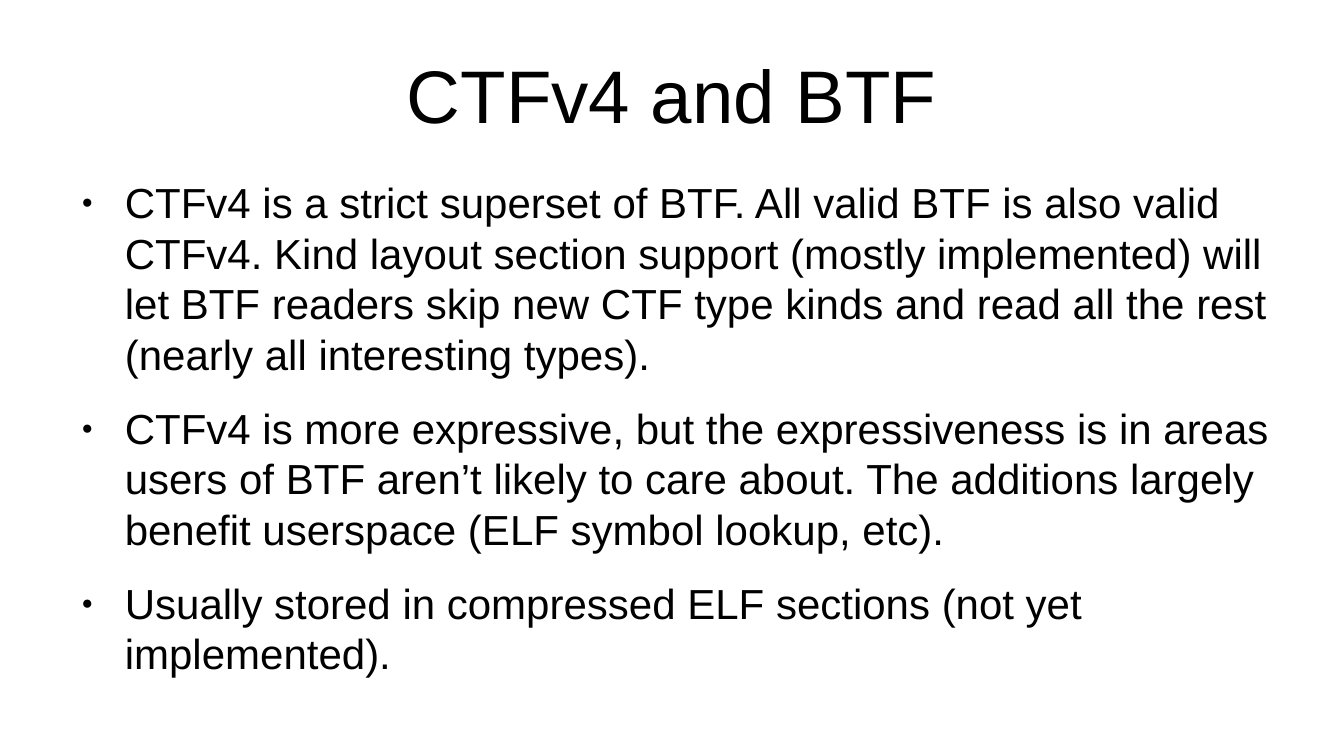
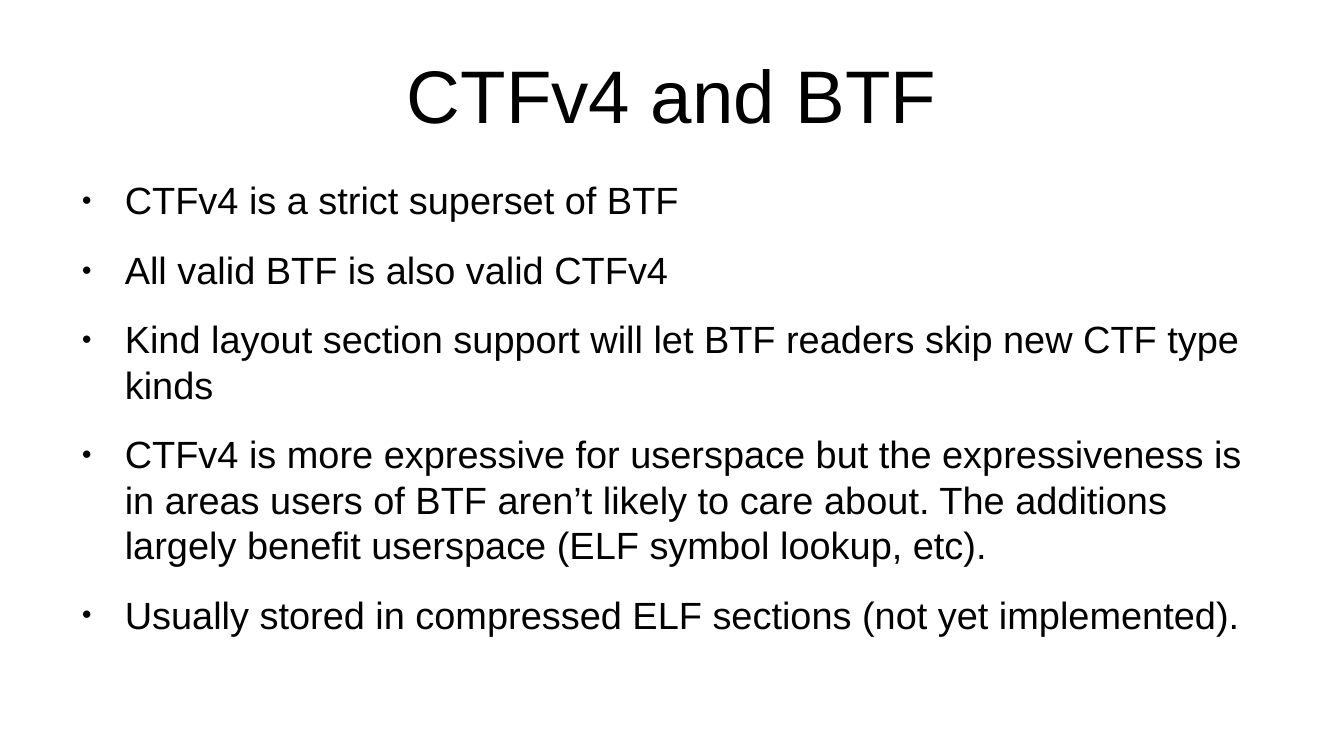
Before and after one commit to peter-shoes/lsfmm_slides, a slide deck: slide 8 of ctf_lsfmm.odp. Drawn at 1344x756 pixels with LibreOffice and Linux fonts; fonts in the diff are those of the drawing. Boxes give left, top, right and bottom in pixels: in the first picture for what was removed or moved away, otherwise in the second. Text is boxed around its words. In the diff, an @@ line names an element or a change of style, - is before the commit and + after.

```diff
--- a/ctf_lsfmm.odp
+++ b/ctf_lsfmm.odp
@@ text at [125,186,1241,566]: text changed; size 24.8 to 22.4 pt @@
-● CTFv4 is a strict superset of BTF. All valid BTF is also valid CTFv4. Kind layout section support (mostly implemented) will let BTF readers skip new CTF type kinds and read all the rest (nearly all interesting types).
-● CTFv4 is more expressive, but the expressiveness is in areas users of BTF aren’t likely to care about. The additions largely benefit userspace (ELF symbol lookup, etc).
+● CTFv4 is a strict superset of BTF
+● All valid BTF is also valid CTFv4
+● Kind layout section support will let BTF readers skip new CTF type kinds
+● CTFv4 is more expressive for userspace but the expressiveness is in areas users of BTF aren’t likely to care about. The additions largely benefit userspace (ELF symbol lookup, etc).
@@ text at [125,601,1239,636]: size 24.8 to 22.4 pt in "Usually stored in compressed ELF sections (not ..." @@
```
Also in this commit, not shown: 9 other slides changed, 1 slide added, 2 slides removed.
